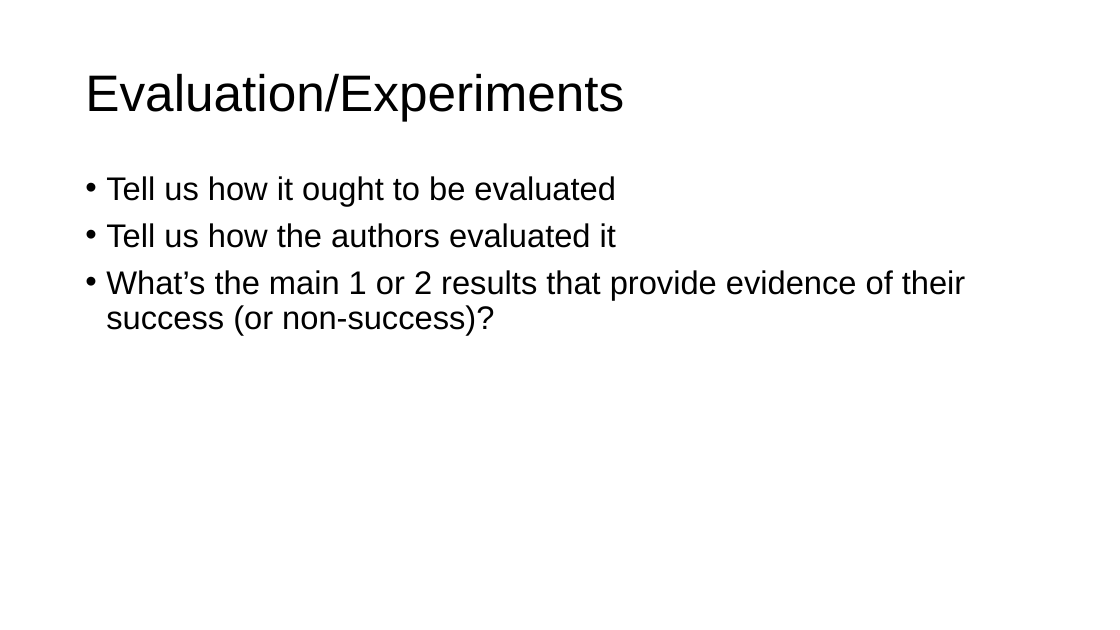
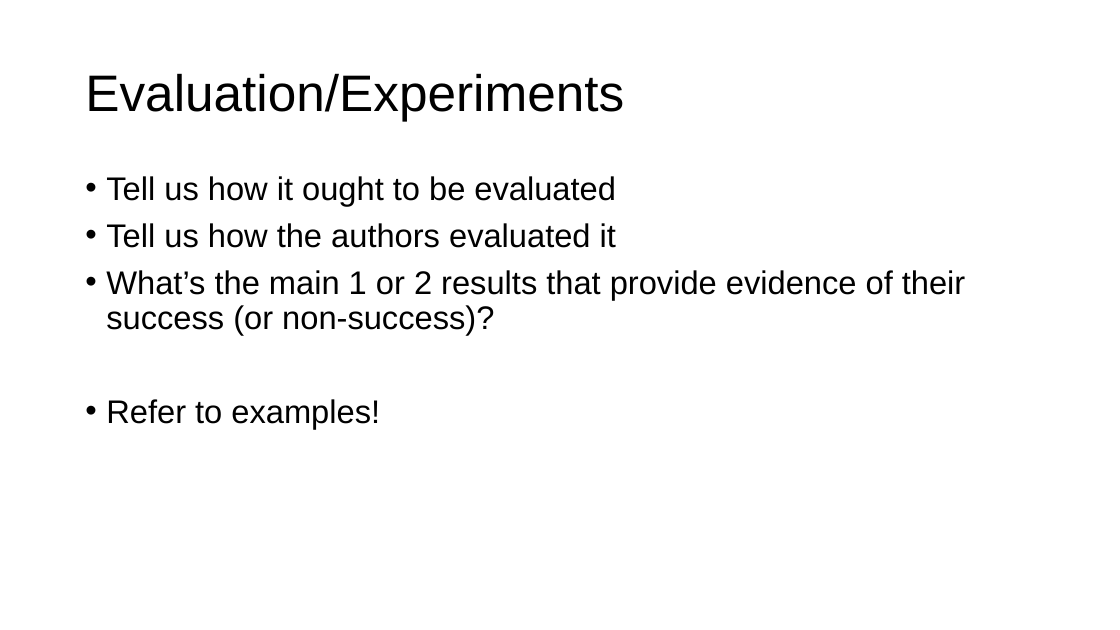
Before and after one commit to columbiaviz/columbiaviz.github.io, a slide deck: slide 8 of 2020s_w6998/lecs/presentation_template.pptx. Drawn at 1120x630 pixels with LibreOffice and Linux fonts; fonts in the diff are those of the drawing. Boxes give left, top, right and bottom in pixels: in the first picture for what was removed or moved away, otherwise in the second. Text is boxed around its words. In the diff, an @@ line names an element or a change of style, - is before the commit and + after.

```diff
--- a/2020s_w6998/lecs/presentation_template.pptx
+++ b/2020s_w6998/lecs/presentation_template.pptx
@@ text at (106, 399, 380, 429): paragraph added @@
+• Refer to examples!
```
Also in this commit, not shown: 5 other slides changed.
